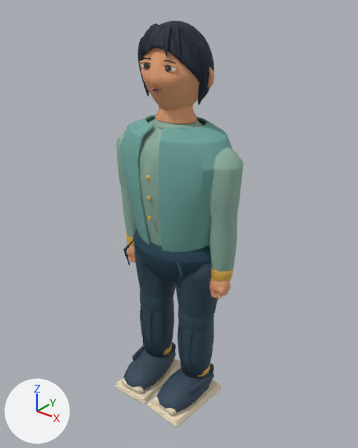
The Blender file models/atrium/residents/lin.blend, before and after one commit.
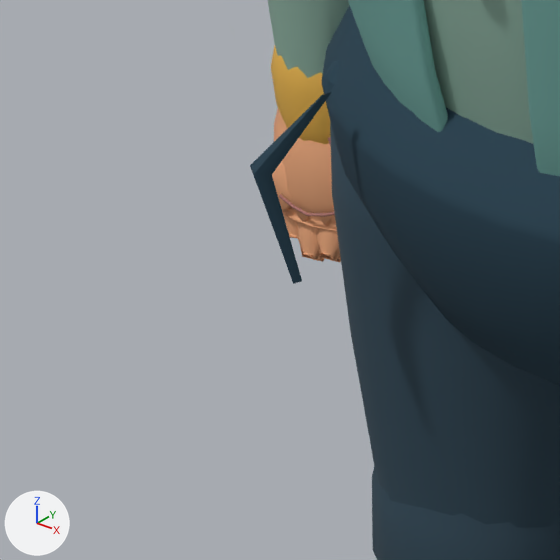
The first picture shows the older version from a camera (50 mm lens) standing at (1.215, -1.499, 1.812) and looking at (0.016, 0.0, 0.883). The close-ups show the older and then the newer version on the part from 25% to 46% of the width and 51% to 68% of the height of that picture. Only the edits that show in the close-ups are written down. Every picture has the same lights, and +X, +Y and +Z are marked at lower left.

In view in the first close-up: 'HipLoadFold_-1', 'SkinnedArticulationCore', 'SkinnedArticulationDetail', 'Soft wrap cardigan', 'TrouserSeat' and 1 more.
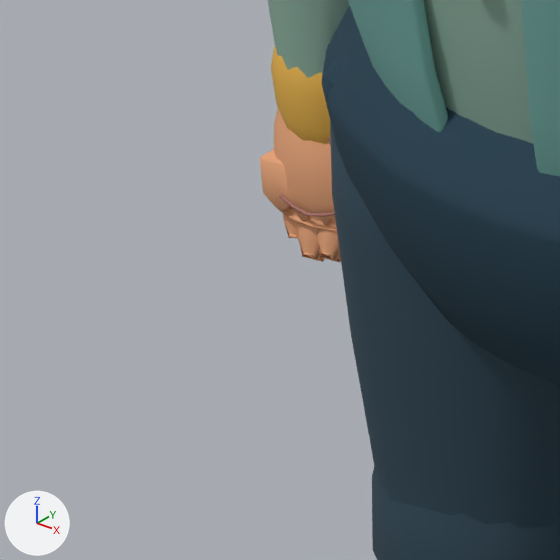
Where the change shows, as pixel boxes [x1, y1, x2, y2] in the close-ups (560 x 560 px):
```json
{"object": "HipLoadFold_-1", "change": "deleted", "before": [250, 92, 332, 284], "on screen": "dark blue"}
```

The change, as JSON lines over the scene's bpy script:
```json
{"op": "remove", "block": "ob_hiploadfold__1", "code": ["ob_hiploadfold__1 = bpy.data.objects.new('HipLoadFold_-1', me_hiploadfold__1mesh)", "ob_hiploadfold__1.parent = ob_visualroot", "ob_hiploadfold__1.location = (0.0, 0.0, 0.0)", "_m = ob_hiploadfold__1.modifiers.new('Fabric fold softness', 'BEVEL')", "_m.width = 0.00064", "_m.width_pct = 0.00064", "_m.segments = 2"]}
```
